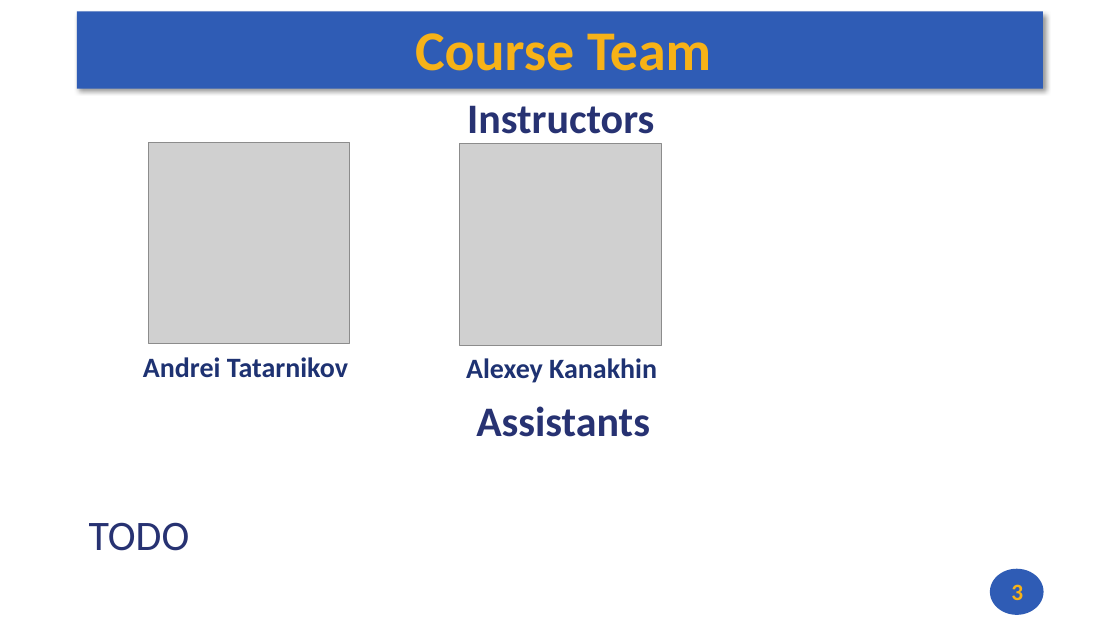
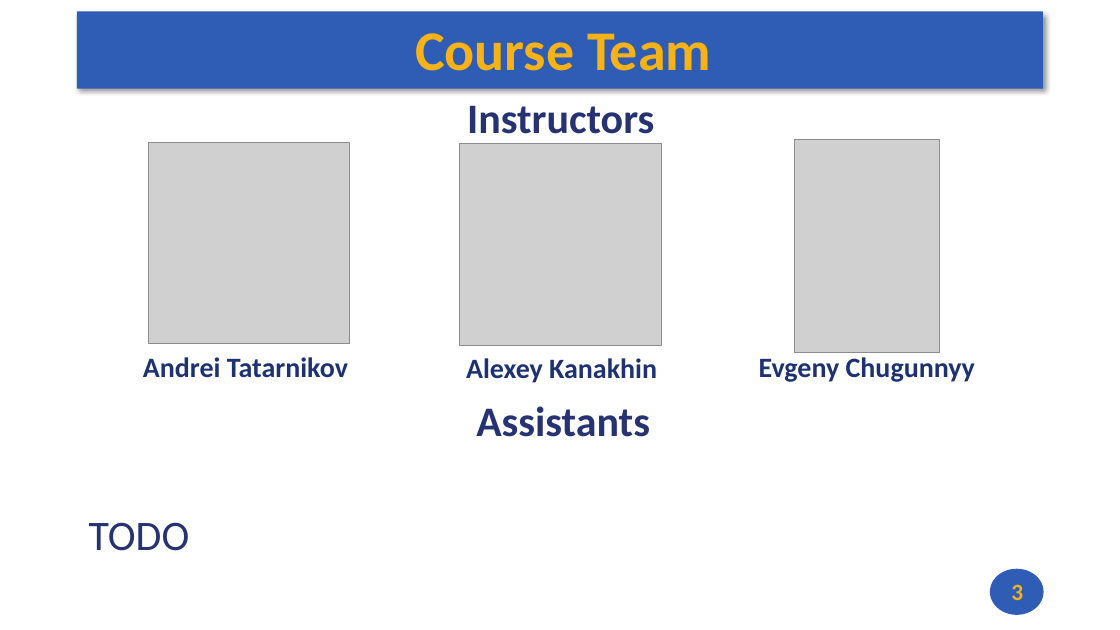
Before and after one commit to andrewt0301/hse-acos-course, a slide deck: slide 3 of docs/part1ca/01_Introduction/CA_Lecture_01.pptx. Drawn at 1120x630 pixels with LibreOffice and Linux fonts; fonts in the diff are those of the drawing; grey boxes stand for pictures. Boxes give left, top, right and bottom in pixels: in the first picture for what was removed or moved away, otherwise in the second. Text is boxed around its words. In the diff, an @@ line names an element or a change of style, - is before the commit and + after.

Commit message:
Lecture 1 up

```diff
--- a/docs/part1ca/01_Introduction/CA_Lecture_01.pptx
+++ b/docs/part1ca/01_Introduction/CA_Lecture_01.pptx
@@ picture added at (795,139,940,352) @@
@@ text added at (759,357,975,382), 24 pt, text #1E3272, bold @@
+Evgeny Chugunnyy
```
Also in this commit, not shown: 1 other file.
